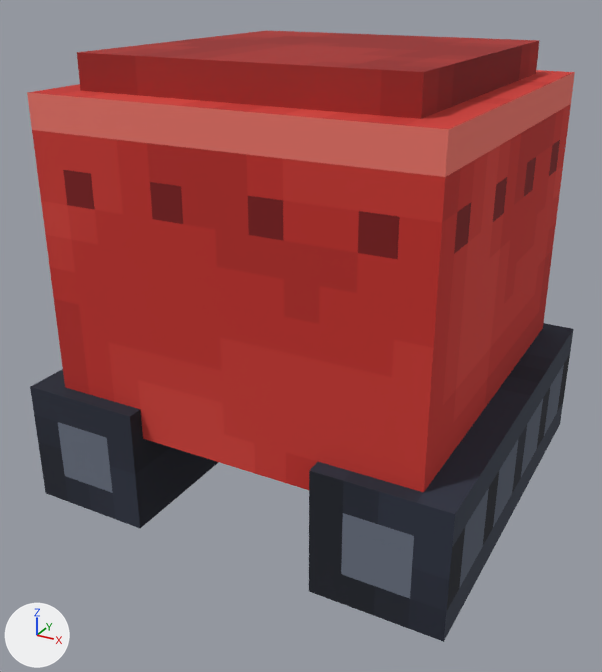
The glTF model public/assets/models/units/blocker_red.glb as it was, and as the next commit left it.
Before and after are seen from a camera (50 mm lens) standing at (0.739, -1.437, 1.003) and looking at (-0.014, -0.069, 0.319). Lighting does not change. The marker at lower left points along +X, +Y and +Z. The picture after the commit comes second.

Names of what the first picture shows: 'chassis', 'hull'.
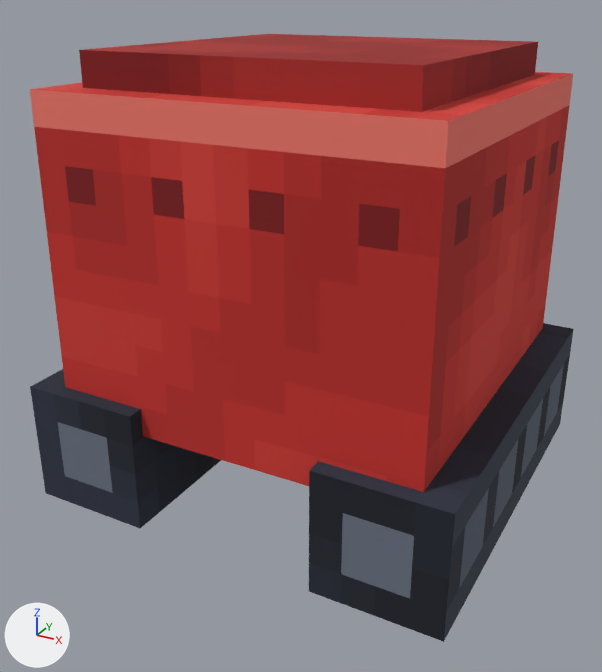
Pixel boxes (x1, y1, x2, y2) of what changed, in the pictures (602 x 672 px):
```json
{"object": "hull", "change": "recoloured, turned", "before": [27, 30, 575, 492], "after": [30, 34, 573, 492]}
```

Scene script edits in JSON lines:
```json
{"op": "add", "block": "img_look", "code": ["img_look = load_image('look', '_unpacked/look', 64, 128, 'sRGB')"]}
{"op": "add", "block": "mat_look", "code": ["mat_look = principled_material('look')", "mat_look.texture = img_look", "mat_look.roughness = 1.0"]}
{"block": "me_chassis_rigid_batch", "where": "me_chassis_rigid_batch.from_pydata(...)  # 16 vertices, 24 faces; spans x -0.438..0.438, y -0.406..0.406, z -0.125..0.125"}
{"op": "remove", "block": "me_chassis_rigid_batch", "code": "me_chassis_rigid_batch.materials.append(mat_paint)  # picture img_paint"}
{"op": "add", "block": "me_chassis_rigid_batch", "code": "me_chassis_rigid_batch.materials.append(mat_look)  # picture img_look"}
{"block": "me_hull_rigid_batch", "where": "me_hull_rigid_batch.from_pydata(...)  # 16 vertices, 22 faces; spans x -0.375..0.375, y -0.375..0.375, z 0.0..0.688"}
{"op": "remove", "block": "me_hull_rigid_batch", "code": "me_hull_rigid_batch.materials.append(mat_paint)  # picture img_paint"}
{"op": "add", "block": "me_hull_rigid_batch", "code": "me_hull_rigid_batch.materials.append(mat_look)  # picture img_look"}
{"op": "set", "path": "ob_hull.rotation_euler", "old": "(0.00117, -0.000763, 0.0)", "new": "(-0.0164, -0.00819, 0.000169)", "note": "degrees (0.1, 0, 0) -> degrees (-0.9, -0.5, 0)"}
```
